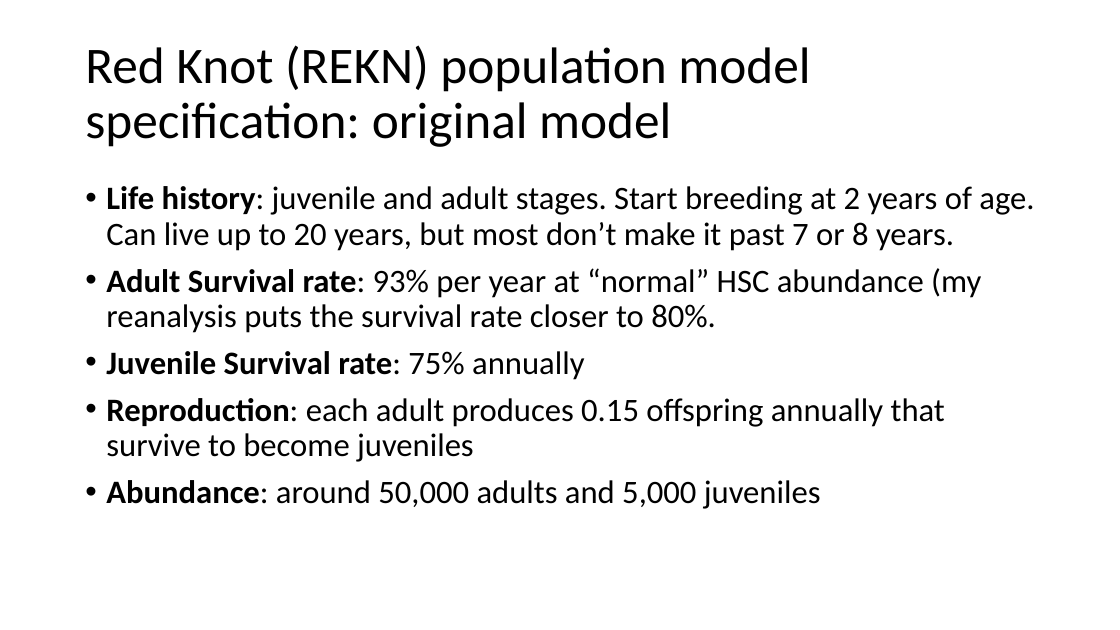
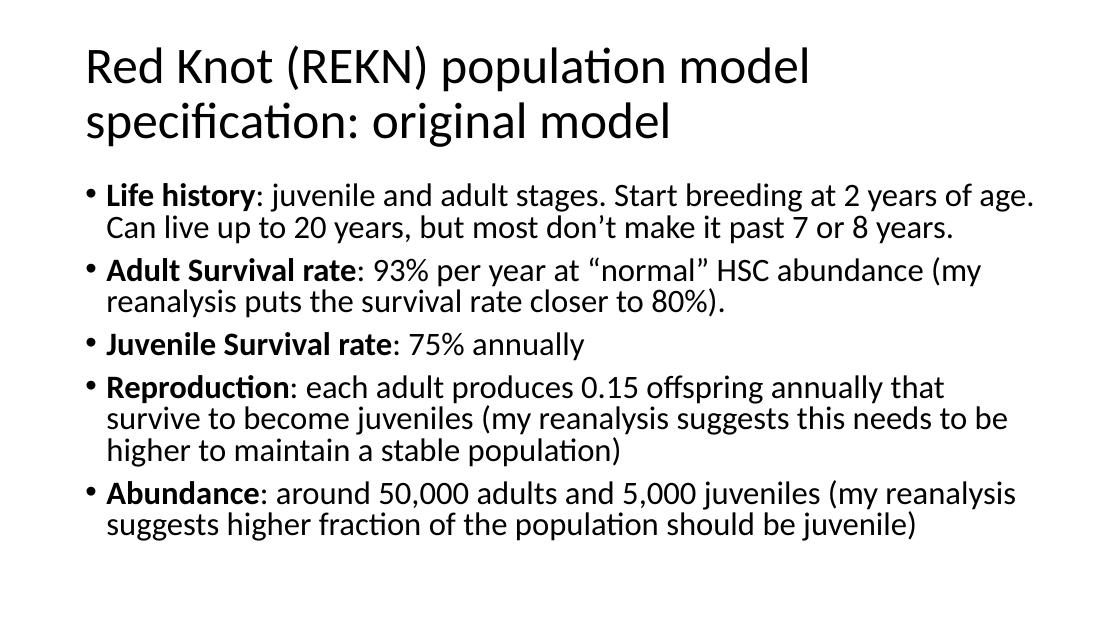
Before and after one commit to kevintshoemaker/NRES-470, a slide deck: slide 17 of REKN2.pptx (slide 19 before the commit). Drawn at 1120x630 pixels with LibreOffice and Linux fonts; fonts in the diff are those of the drawing. Boxes give left, top, right and bottom in pixels: in the first picture for what was removed or moved away, otherwise in the second. Text is boxed around its words. In the diff, an @@ line names an element or a change of style, - is before the commit and + after.

```diff
--- a/REKN2.pptx
+++ b/REKN2.pptx
@@ text at (106, 183, 1034, 361): line spacing 0.9 to 0.8 @@
@@ text at (106, 257, 981, 318): text changed @@
-• Adult Survival rate: 93% per year at “normal” HSC abundance (my reanalysis puts the survival rate closer to 80%.
+• Adult Survival rate: 93% per year at “normal” HSC abundance (my reanalysis puts the survival rate closer to 80%).
@@ text at (106, 375, 1016, 541): text changed @@
-• Reproduction: each adult produces 0.15 offspring annually that survive to become juveniles
-• Abundance: around 50,000 adults and 5,000 juveniles
+• Reproduction: each adult produces 0.15 offspring annually that survive to become juveniles (my reanalysis suggests this needs to be higher to maintain a stable population)
+• Abundance: around 50,000 adults and 5,000 juveniles (my reanalysis suggests higher fraction of the population should be juvenile)
```
Also in this commit, not shown: 1 other slide changed, 3 other files.
